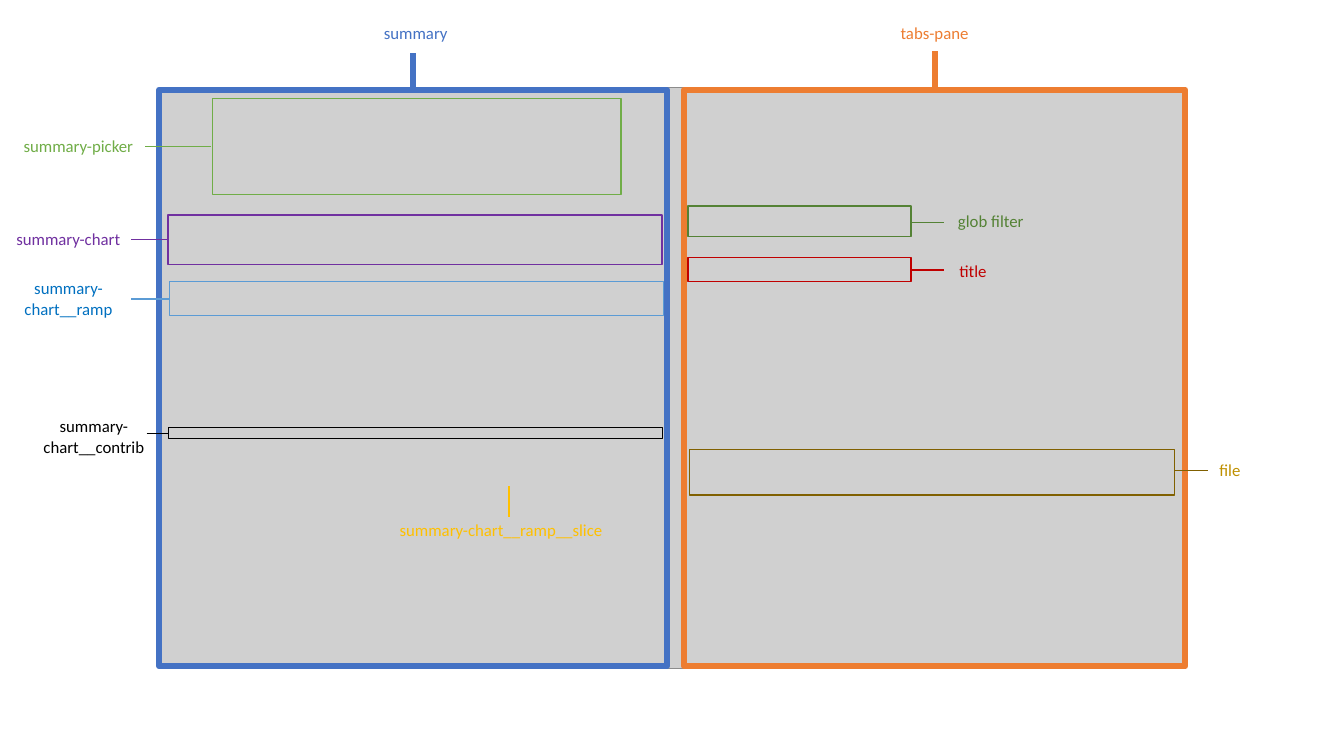
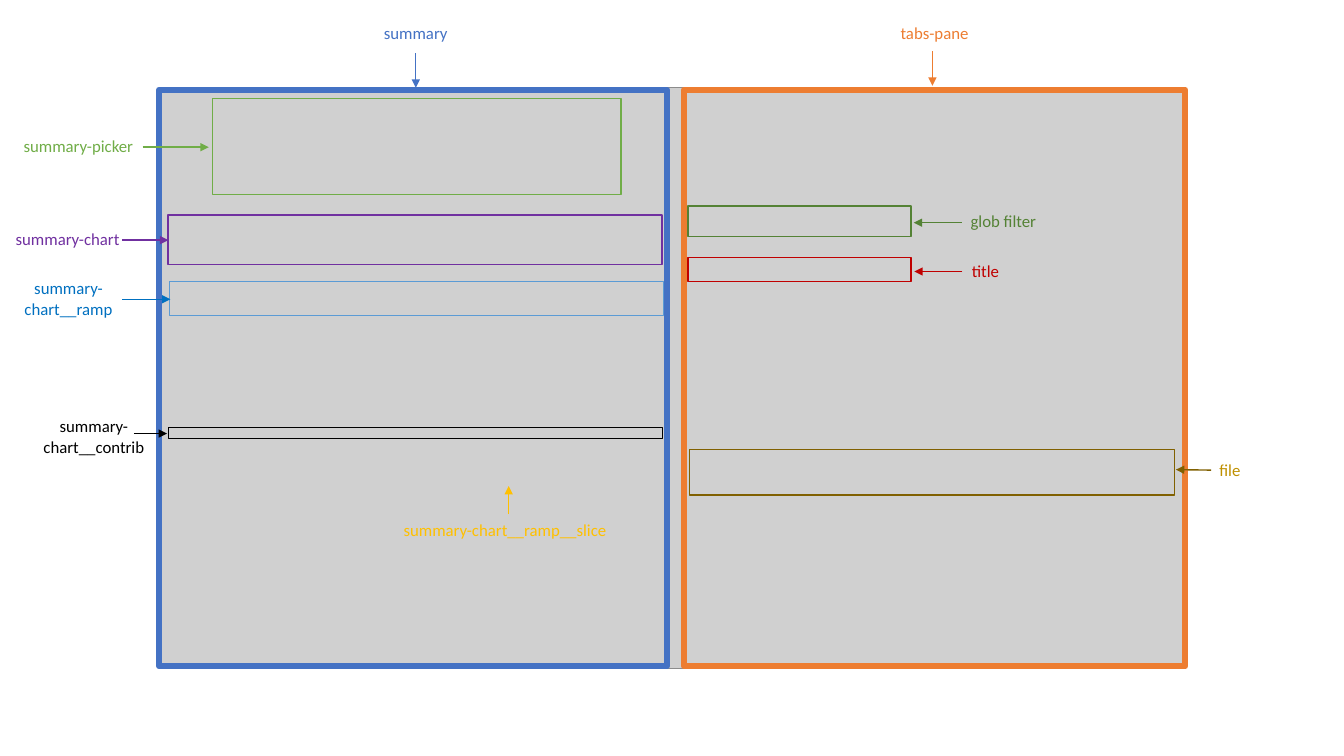
Before and after one commit to reposense/RepoSense, a slide deck: slide 1 of docs/diagrams/report-summary.pptx. Drawn at 1344x756 pixels with LibreOffice and Linux fonts; fonts in the diff are those of the drawing; grey boxes stand for pictures. Boxes give left, top, right and bottom in pixels: in the first picture for what was removed or moved away, otherwise in the second. Text is boxed around its words. In the diff, an @@ line names an element or a change of style, - is before the commit and + after.

Commit message:
Switch arrows instead of lines in report summary diagram

```diff
--- a/docs/diagrams/report-summary.pptx
+++ b/docs/diagrams/report-summary.pptx
@@ line (415, 53) - (415, 88): line to arrow; stroke #4472C4 4.5 pt to #4472C4 1 pt @@
@@ line moved from (936, 51) - (936, 88) to (933, 51) - (933, 86) @@
@@ line (933, 51) - (933, 86): line to arrow; stroke #ED7D31 4.5 pt to #ED7D31 1 pt @@
@@ line (143, 147) - (209, 147): line to arrow @@
@@ text "glob filter": place and size @@
-text "glob filter" at [958,215,1023,230]
+text "glob filter" at [971,215,1036,230]
@@ line moved from (911, 223) - (945, 223) to (962, 223) - (914, 223) @@
@@ line (962, 223) - (914, 223): line to arrow @@
@@ line moved from (131, 240) - (169, 240) to (123, 240) - (168, 240) @@
@@ line (123, 240) - (168, 240): line to arrow @@
@@ text "title": place and size @@
-text "title" at [959,265,986,277]
+text "title" at [972,265,999,277]
@@ line moved from (131, 299) - (169, 299) to (122, 299) - (170, 299) @@
@@ line (122, 299) - (170, 299): line to arrow; stroke #5B9BD5 1 pt to #0070C0 1 pt @@
@@ line moved from (911, 270) - (945, 270) to (963, 271) - (914, 271) @@
@@ line (963, 271) - (914, 271): line to arrow @@
@@ line moved from (146, 434) - (168, 434) to (134, 434) - (167, 434) @@
@@ line (134, 434) - (167, 434): line to arrow @@
@@ line (1211, 470) - (1177, 470): line to arrow @@
@@ 3 arrows: place and size @@
-3 arrows at [145,147,1208,516]
+3 arrows at [143,147,1211,514]
@@ line (509, 514) - (509, 486): line to arrow @@
@@ text "summary-chart__ramp__slice": place and size @@
-text "summary-chart__ramp__slice" at [400,524,603,539]
+text "summary-chart__ramp__slice" at [404,524,607,539]
```
Also in this commit, not shown: 1 other file.
